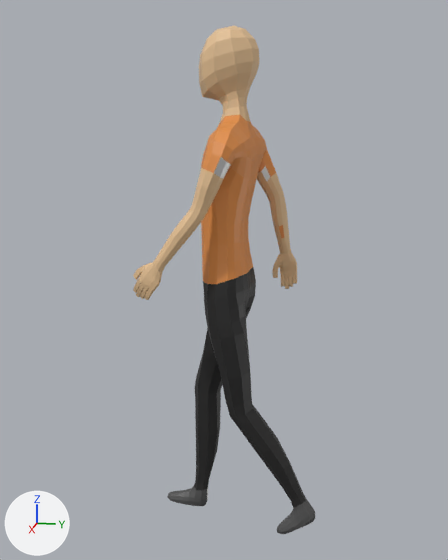
Two versions of the glTF model Vue/public/Man_2.glb, one commit apart.
One viewpoint serves both versions: a 50 mm camera at (12.12, 2.34, 8.35) aimed at (0.14, -0.06, 5.35). The lights are fixed; the arrows at lower left show +X, +Y and +Z. Vertices at the same position are counted once.

In view in the first picture: 'Man'.
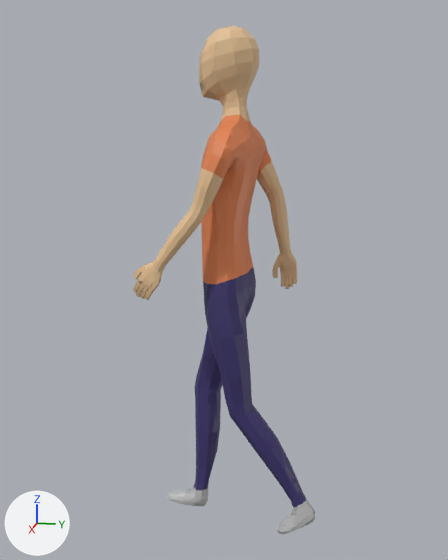
The edits, one by one:
Material 'Boot' (mat_boot) changes colour from dark grey #535353 to grey #bebebe; in linear values from (0.0856, 0.0856, 0.0856) to (0.514, 0.514, 0.514).
Material 'Material.002' (mat_material_002) changes colour from black #242423 to dark blue #3f3770; in linear values from (0.0178, 0.0174, 0.0171) to (0.0501, 0.0377, 0.161).
me_man is used by ob_man; location (0.17, 0.0, 0.0).
me_man had 1274 vertices, 2544 faces and spanned x -1.42..1.39, y -1.58..1.97, z -0.06..10.16.
me_man now has 5079 vertices, 5088 faces and spans x -1.42..1.39, y -1.58..1.97, z -0.06..10.16.
me_man part 1: 3805 vertices added at x -1.42..1.39, y -1.58..1.97, z -0.06..10.16.

Pixel boxes [x1, y1, x2, y2] of what changed, in the pictures (448 x 560 px):
'Man', recoloured (black to blue)
    both: [136, 79, 315, 534]
part 1 of me_man, added
    after: [133, 26, 315, 534]
